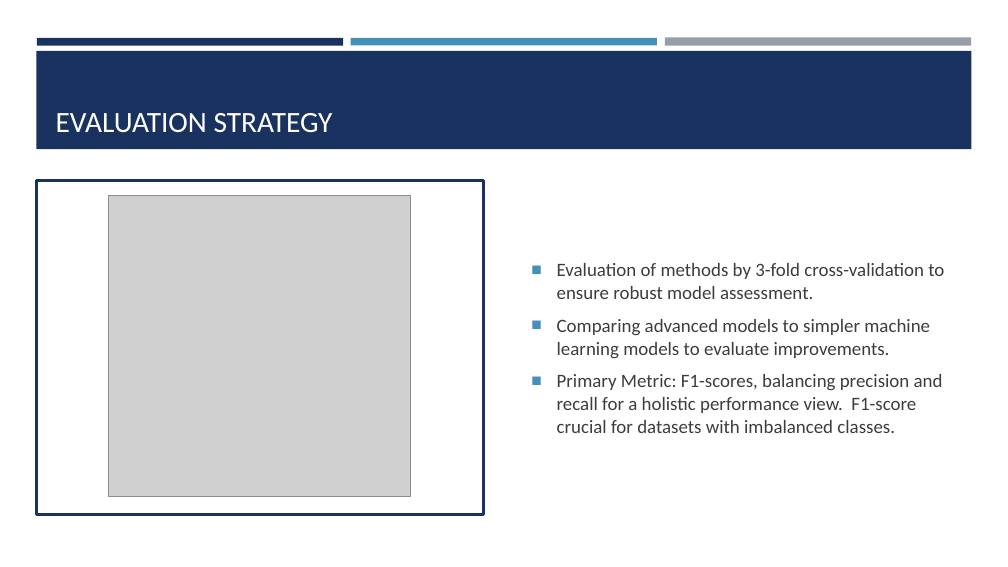
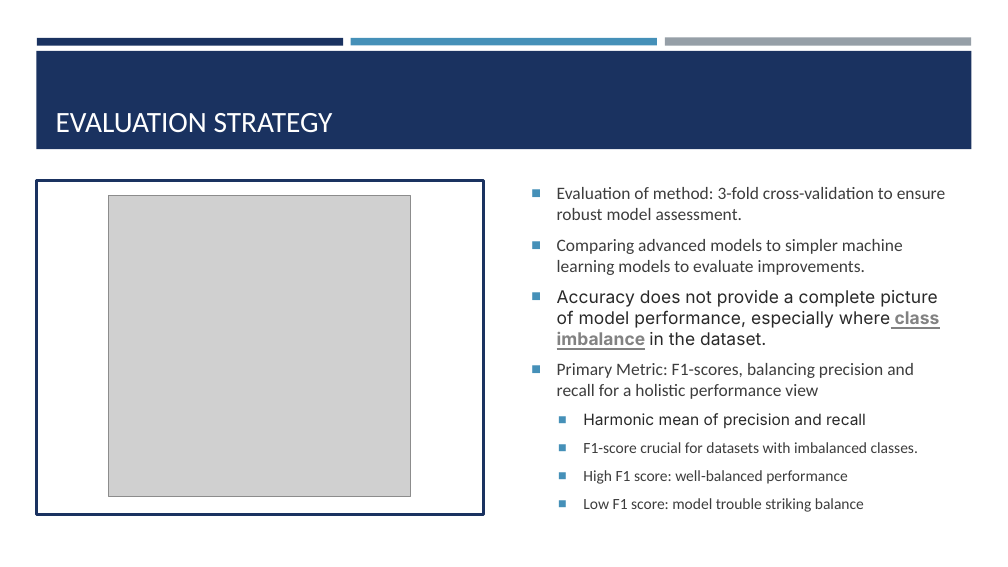
Before and after one commit to josefweibel/nlp-medical-project, a slide deck: slide 5 of presentations/Final Presentation.pptx. Drawn at 1008x567 pixels with LibreOffice and Linux fonts; fonts in the diff are those of the drawing; grey boxes stand for pictures. Boxes give left, top, right and bottom in pixels: in the first picture for what was removed or moved away, otherwise in the second. Text is boxed around its words. In the diff, an @@ line names an element or a change of style, - is before the commit and + after.

Commit message:
update

```diff
--- a/presentations/Final Presentation.pptx
+++ b/presentations/Final Presentation.pptx
@@ text at (x1=557, y1=187, x2=945, y2=220): text changed; size 18 to 16.6 pt @@
-■ Evaluation of methods by 3-fold cross-validation to ensure robust model assessment.
+■ Evaluation of method: 3-fold cross-validation to ensure robust model assessment.
@@ text at (x1=557, y1=239, x2=903, y2=275): size 18 to 16.6 pt in "Comparing advanced models to simpler machine learning ..." @@
@@ text at (x1=557, y1=290, x2=940, y2=512): text changed; size 18 to 16.6 pt @@
-■ Primary Metric: F1-scores, balancing precision and recall for a holistic performance view. F1-score crucial for datasets with imbalanced classes.
+■ Accuracy does not provide a complete picture of model performance, especially where class imbalance in the dataset.
+■ Primary Metric: F1-scores, balancing precision and recall for a holistic performance view
+  ■ Harmonic mean of precision and recall
+  ■ F1-score crucial for datasets with imbalanced classes.
+  ■ High F1 score: well-balanced performance
+  ■ Low F1 score: model trouble striking balance
```
Also in this commit, not shown: 3 other slides changed.
